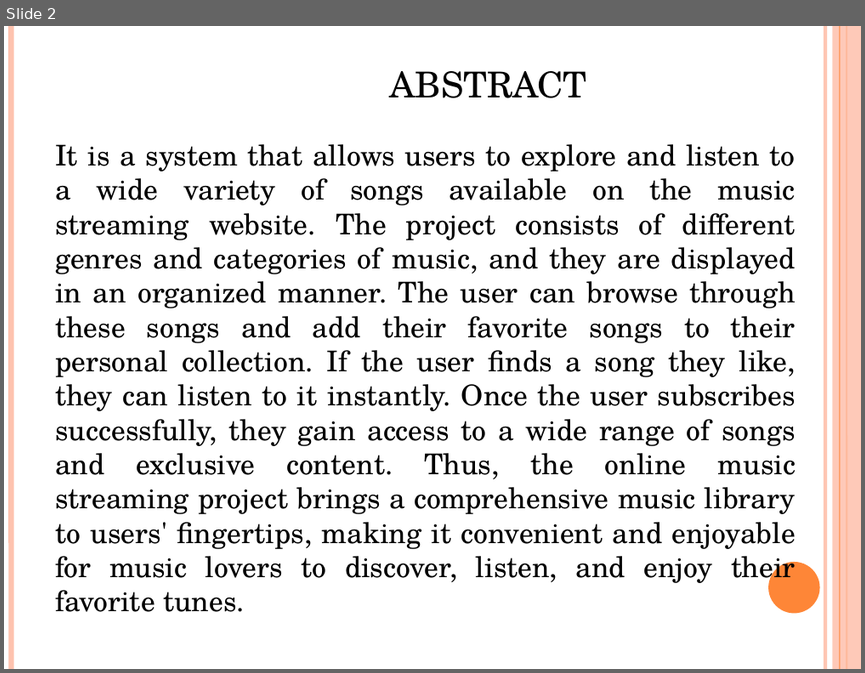
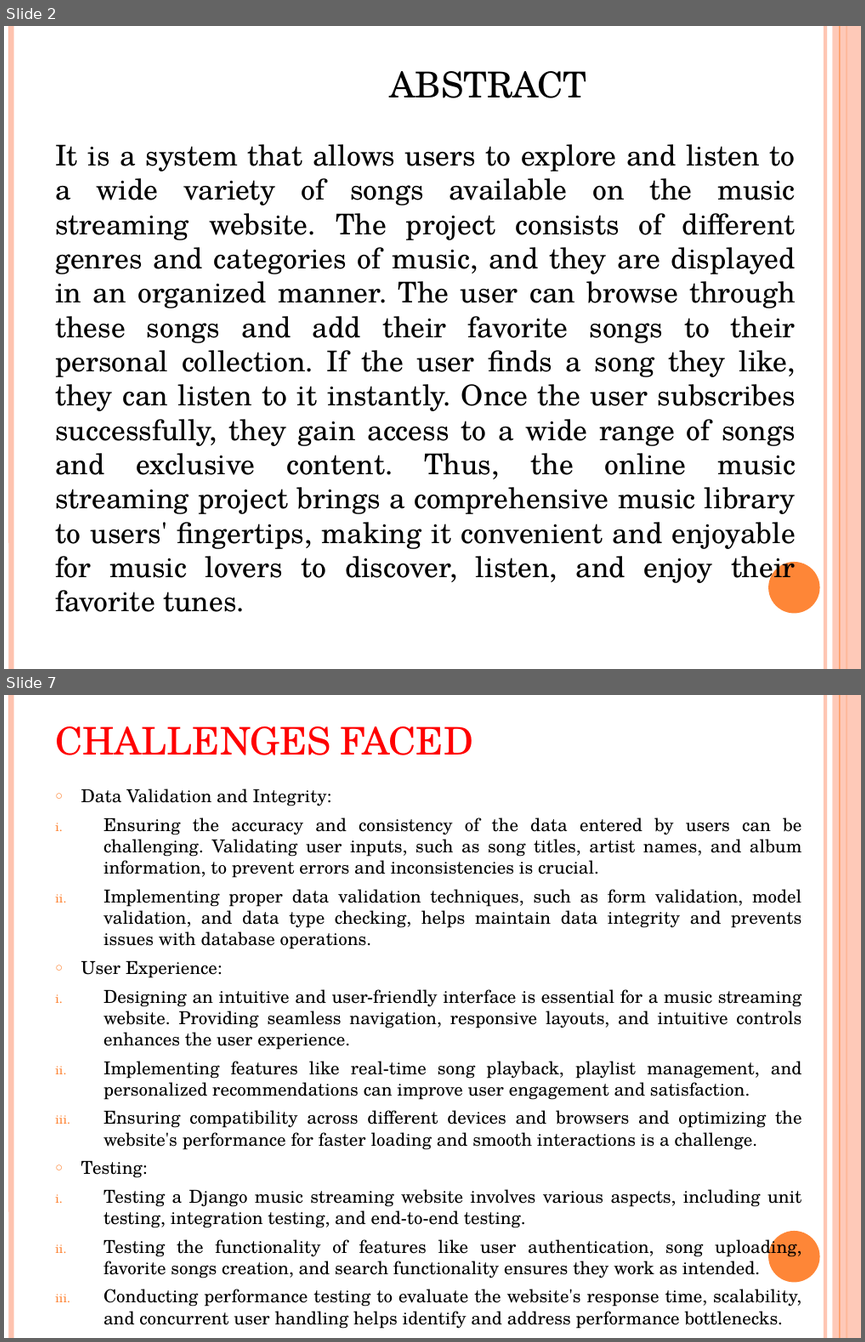
Before and after one commit to jarinadevasia/music-streaming-app, a slide deck: MUSIC STREAMING WEBSITE.pptx. Shown one above the other, each under a label of ours: slide 2 before the commit, slides 2 and 7 after it; the slides between them are not shown. The pictures are 865x673 and 865x1342 pixels, drawn with LibreOffice and Linux fonts; fonts in the diff are those of the drawing. Boxes give left, top, right and bottom in pixels: in the first picture for what was removed or moved away, otherwise in the second. Text is boxed around its words. In the diff, an @@ line names an element or a change of style, - is before the commit and + after.

```diff
--- a/MUSIC STREAMING WEBSITE.pptx
+++ b/MUSIC STREAMING WEBSITE.pptx
@@ slide 7 added at [4,695,861,1338], background #FFFFFF; not listed: 6 template elements that a slide beside it also shows @@
@@ title added at [55,726,473,755], 32 pt, text #FF0000, small capitals @@
+CHALLENGES FACED
@@ text added at [81,789,802,1306], 15 pt, text #000000 @@
+○ Data Validation and Integrity:
+i. Ensuring the accuracy and consistency of the data entered by users can be challenging. Validating user inputs, such as song titles, artist names, and album information, to prevent errors and inconsistencies is crucial.
+ii. Implementing proper data validation techniques, such as form validation, model validation, and data type checking, helps maintain data integrity and prevents issues with database operations.
+○ User Experience:
+i. Designing an intuitive and user-friendly interface is essential for a music streaming website. Providing seamless navigation, responsive layouts, and intuitive controls enhances the user experience.
+ii. Implementing features like real-time song playback, playlist management, and personalized recommendations can improve user engagement and satisfaction.
+iii. Ensuring compatibility across different devices and browsers and optimizing the website's performance for faster loading and smooth interactions is a challenge.
+○ Testing:
+i. Testing a Django music streaming website involves various aspects, including unit testing, integration testing, and end-to-end testing.
+ii. Testing the functionality of features like user authentication, song uploading, favorite songs creation, and search functionality ensures they work as intended.
+iii. Conducting performance testing to evaluate the website's response time, scalability, and concurrent user handling helps identify and address performance bottlenecks.
```
Also in this commit, not shown: 4 slides changed, 6 other slides added, 2 slides removed.
